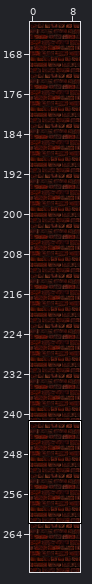
An edit to a level. Tiled map, android/assets/maps/level000.tmx. The picture above shows the old version from afar; the outline marks the close-up.
Close-up. Before the commit:
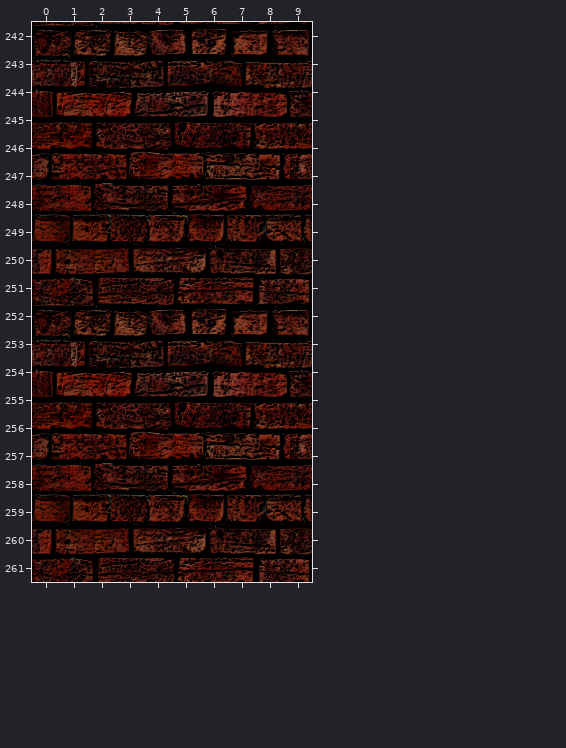
Cells are 32x32 px. Shown: x 0..9, y 242..261. The commit also changed other parts of the map, which this record leaves out.
After:
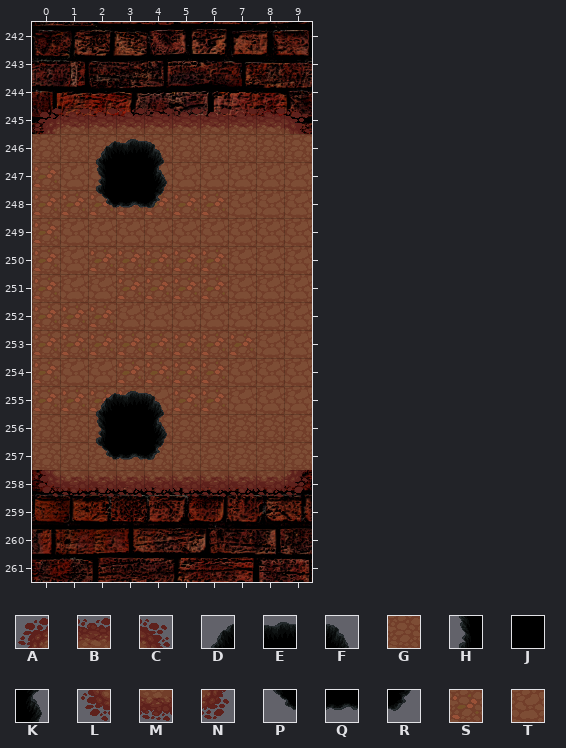
Key: from "terrain": A 48, B 49, C 50, D 57, E 58, F 59, G 70, H 78, J 79, K 80, L 90, M 91, N 92, P 99, Q 100, R 101, S 112, T 113.
_ is an empty cell.
Tiles of an added or newly shown layer are drawn over the layers below it.
The exact change:
Layer "bg1" (added):
y 245: x 0..9 __________ -> ABBBBBBBBC
y 246: x 0..9 __________ -> GGGGGGGGGG
y 256: x 0..2 ___ -> GGG; x 4..9 ______ -> GGGGGG
y 257: x 0..9 __________ -> GGGGGGGGGG
y 258: x 0..9 __________ -> LMMMMMMMMN
Layer "bg2" (added):
y 246: x 2..4 ___ -> DEF
y 247: x 3 _ -> J
y 256: x 2..4 ___ -> HJK
y 257: x 2..4 ___ -> PQR
Layer "cover1" (added):
y 247: x 0..2 ___ -> STT; x 4..9 ______ -> TTTTTT
y 248: x 0..9 __________ -> SSSSSSSTTT
y 249: x 0..9 __________ -> STTTTTTTTT
y 250: x 0..9 __________ -> STSSSSSTTT
y 251: x 0..9 __________ -> STTSSSSTTT
y 252: x 0..9 __________ -> SSSTTTTTTT
y 253: x 0..9 __________ -> SSSSSSSSTT
y 254: x 0..9 __________ -> STTSSSSTTT
y 255: x 0..9 __________ -> SSSSTSSTTT
Layer "cover2" (added):
y 247: x 2 _ -> H; x 4 _ -> K
y 248: x 2..4 ___ -> PQR
y 255: x 2..4 ___ -> DEF
Where, in picture pixels (left, top, right, bottom), the same in both close-ups:
added: (32, 108, 312, 497)
